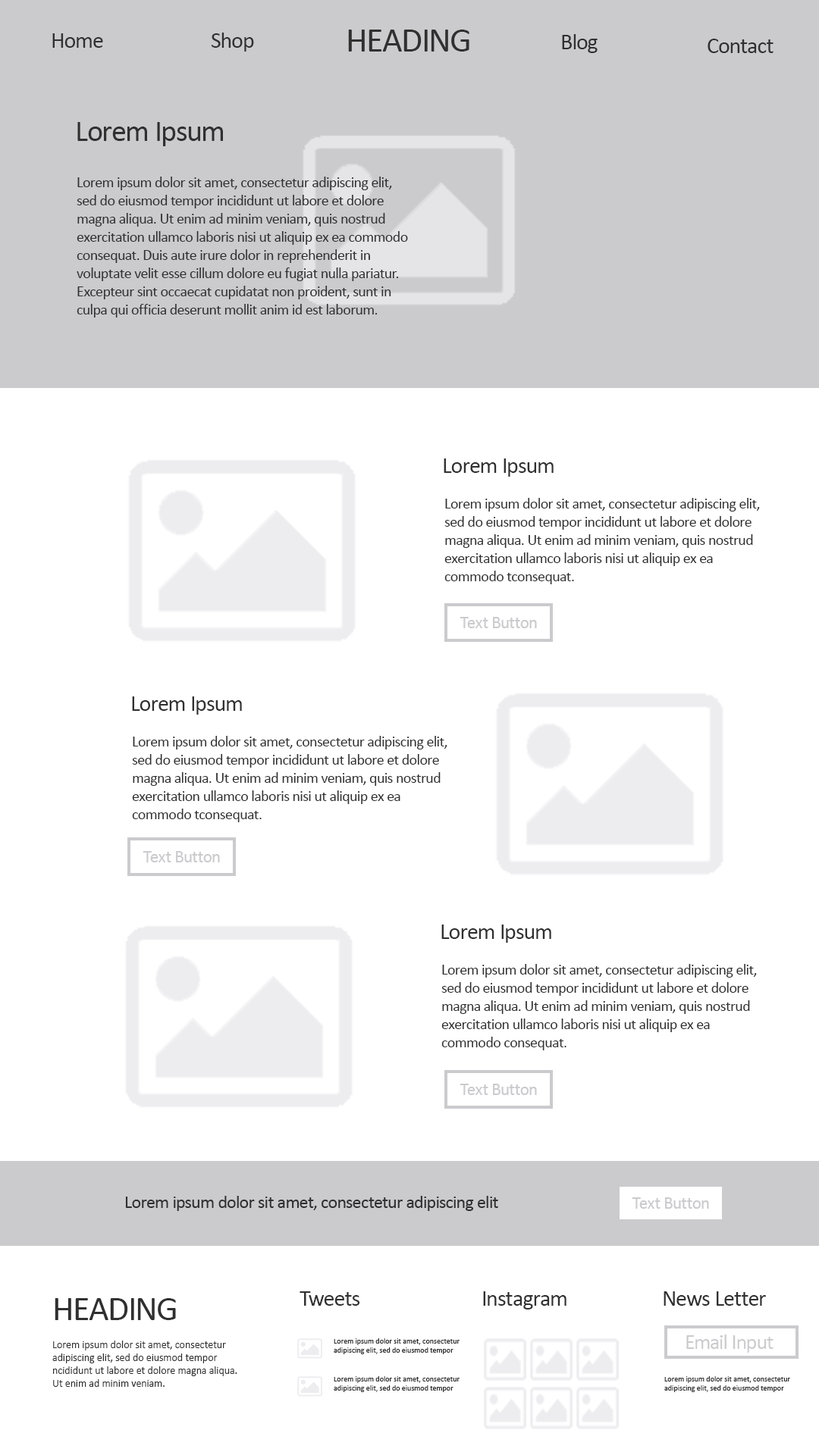
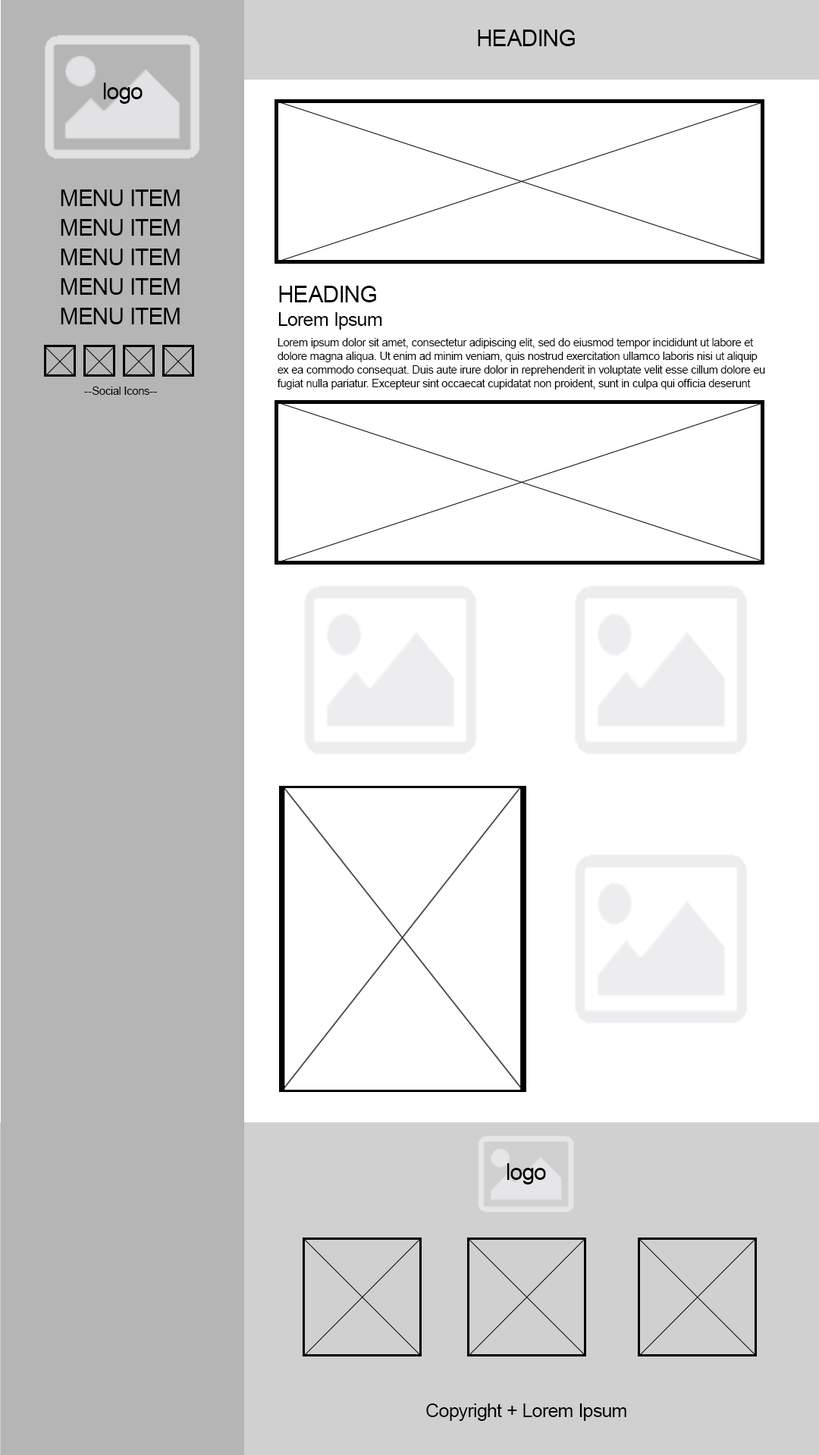
Layer changes from the first w=819, h=1455 image to the second:
added layer "Copyright + Lorem Ipsum" in group "Artboard 1" over [425, 1403, 627, 1422]
added layer "Lorem ipsum dolor sit amet, consectetur adipiscing elit, sed do" in group "Artboard 1" over [276, 338, 765, 390]
added layer "MENU ITEM copy 3" in group "Artboard 1" over [60, 307, 180, 325]
added layer "PNG copy 8" (85%) in group "Artboard 1" over [303, 584, 478, 756]
added layer "PNG copy 7" (85%) in group "Artboard 1" over [573, 585, 748, 756]
added layer "PNG copy 6" (85%) in group "Artboard 1" over [573, 853, 749, 1025]
added layer "Shape 2 copy 2" in group "Artboard 1" over [278, 786, 527, 1093]
added layer "Shape 4 copy 2" in group "Artboard 1" over [637, 1237, 757, 1357]
added layer "Shape 4 copy" in group "Artboard 1" over [466, 1237, 586, 1357]
added layer "Shape 4" in group "Artboard 1" over [302, 1237, 422, 1357]
added layer "Shape 2 copy" in group "Artboard 1" over [274, 400, 765, 565]
added layer "Shape 2" in group "Artboard 1" over [274, 99, 765, 264]
added layer "PNG copy" (85%) in group "Artboard 1" over [477, 1135, 575, 1213]
moved "PNG" into group "Artboard 1", painted on it over [43, 34, 517, 307]
added layer "Rectangle 5" in group "Artboard 1" over [0, 0, 245, 1455]
added layer "Rectangle 5 copy 2" in group "Artboard 1" over [0, 1122, 819, 1455]
added layer "Rectangle 5 copy" in group "Artboard 1" over [13, 0, 819, 80]
hid "HEADING copy" (2nd of 2, in "Artboard 1") over [54, 1298, 176, 1321]
hid group "Buttons" (5 layers) over [127, 603, 774, 1354]
hid group "Text" (22 layers) over [52, 29, 799, 1393]
hid group "PNG Blurbs" (9 layers) over [124, 134, 725, 1430]
removed layer "PNG 2" (was 85%) from group "PNG Blurbs" over [494, 692, 725, 877]
removed layer "PNG 1" (was 85%) from group "PNG Blurbs" over [127, 458, 358, 643]
hid group "Background Shadow" (2 layers) over [0, 0, 819, 1247]
…and 14 more changes (14 added)
